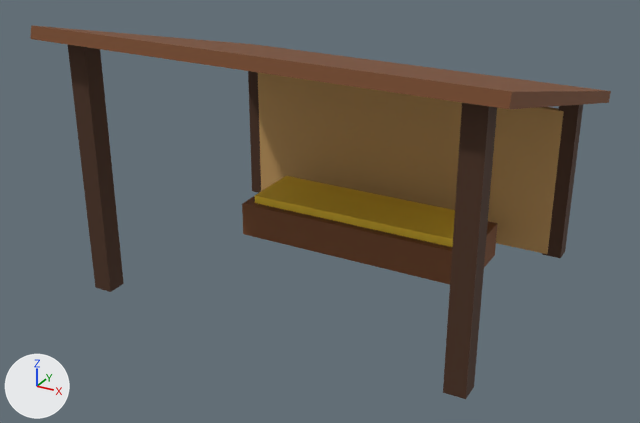
Renders of the glTF model assets/facilities/shelter_animal_timber_lean.glb from each side of a commit.
Camera for both pictures: a 50 mm lens placed at (3.87, -7.47, 4.35), pointed at (-0.05, -0.34, 0.78). The axes (+X, +Y, +Z) are drawn at lower left. The lights are the same throughout. The first picture is the older version. Vertices at exactly the same position are counted once.

The first picture shows 'SM_facilities_shelter_animal_timber_lean'.
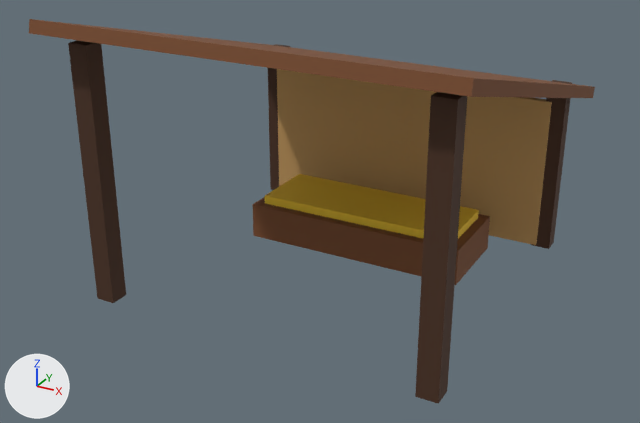
Location of each change, (x1, y1, x2, y2) in pixels of the pictures (640 x 423 px; the box of a moved part takes in the faces that stretch with it):
'SM_facilities_shelter_animal_timber_lean', reshaped: before (31, 25, 611, 399); after (29, 19, 595, 404)
part 1 of me_sm_facilities_shelter_animal_timber_lean, moved or reshaped: before (68, 45, 124, 292); after (68, 40, 126, 303)
part 2 of me_sm_facilities_shelter_animal_timber_lean, moved or reshaped: before (248, 71, 261, 193); after (268, 44, 290, 190)
part 3 of me_sm_facilities_shelter_animal_timber_lean, moved or reshaped: before (443, 103, 497, 399); after (415, 92, 467, 404)
part 4 of me_sm_facilities_shelter_animal_timber_lean, moved or reshaped: before (542, 104, 583, 258); after (531, 80, 572, 249)
part 5 of me_sm_facilities_shelter_animal_timber_lean, moved or reshaped: before (31, 25, 611, 109); after (29, 19, 595, 98)
part 6 of me_sm_facilities_shelter_animal_timber_lean, moved or reshaped: before (258, 73, 564, 254); after (277, 69, 552, 245)
part 7 of me_sm_facilities_shelter_animal_timber_lean, moved or reshaped: before (242, 197, 498, 285); after (253, 197, 490, 285)
part 8 of me_sm_facilities_shelter_animal_timber_lean, moved or reshaped: before (254, 176, 455, 247); after (265, 174, 479, 238)

The change in detail:
me_sm_facilities_shelter_animal_timber_lean is used by ob_sm_facilities_shelter_animal_timber_lean; location (0.0, 0.0, 0.0).
me_sm_facilities_shelter_animal_timber_lean had 64 vertices, 96 faces and spanned x -2.2..2.2, y -1.8..1.8, z 0.0..2.69.
me_sm_facilities_shelter_animal_timber_lean now has 64 vertices, 96 faces and spans x -2.0..2.0, y -2.0..2.0, z 0.0..2.8.
me_sm_facilities_shelter_animal_timber_lean part 1: the loose piece of 8 vertices spanning x -1.99..-1.79, y -1.57..-1.37, z 0.0..2.52 is scaled about its middle by (1.02, 0.975, 1.02), then moved by (0.18, -0.17, 0.02).
me_sm_facilities_shelter_animal_timber_lean part 2: the loose piece of 8 vertices spanning x -1.99..-1.79, y 1.37..1.57, z 0.0..1.82 is scaled about its middle by (1.02, 0.975, 1.02), then moved by (0.18, 0.17, 0.02).
me_sm_facilities_shelter_animal_timber_lean part 3: the loose piece of 8 vertices spanning x 1.79..1.99, y -1.57..-1.37, z 0.0..2.52 is scaled about its middle by (1.02, 0.975, 1.02), then moved by (-0.18, -0.17, 0.02).
me_sm_facilities_shelter_animal_timber_lean part 4: the loose piece of 8 vertices spanning x 1.79..1.99, y 1.37..1.57, z 0.0..1.82 is scaled about its middle by (1.02, 0.975, 1.02), then moved by (-0.18, 0.17, 0.02).
me_sm_facilities_shelter_animal_timber_lean part 5: the loose piece of 8 vertices spanning x -2.2..2.2, y -1.8..1.8, z 1.68..2.69 is scaled about its middle by (0.907, 1.11, 1.16), then moved by (0.0, 0.0, 0.04).
me_sm_facilities_shelter_animal_timber_lean part 6: the loose piece of 8 vertices spanning x -1.85..1.85, y 1.36..1.44, z 0.02..1.64 is scaled about its middle by (0.907, 0.975, 1.02), then moved by (0.0, 0.16, 0.02).
me_sm_facilities_shelter_animal_timber_lean part 7: the loose piece of 8 vertices spanning x -1.35..1.35, y 0.19..1.07, z 0.02..0.4 is scaled about the mesh origin by (0.907, 1.11, 1.02).
me_sm_facilities_shelter_animal_timber_lean part 8: the loose piece of 8 vertices spanning x -1.24..1.24, y 0.28..0.98, z 0.35..0.49 is scaled about the mesh origin by (0.907, 1.11, 1.02).
